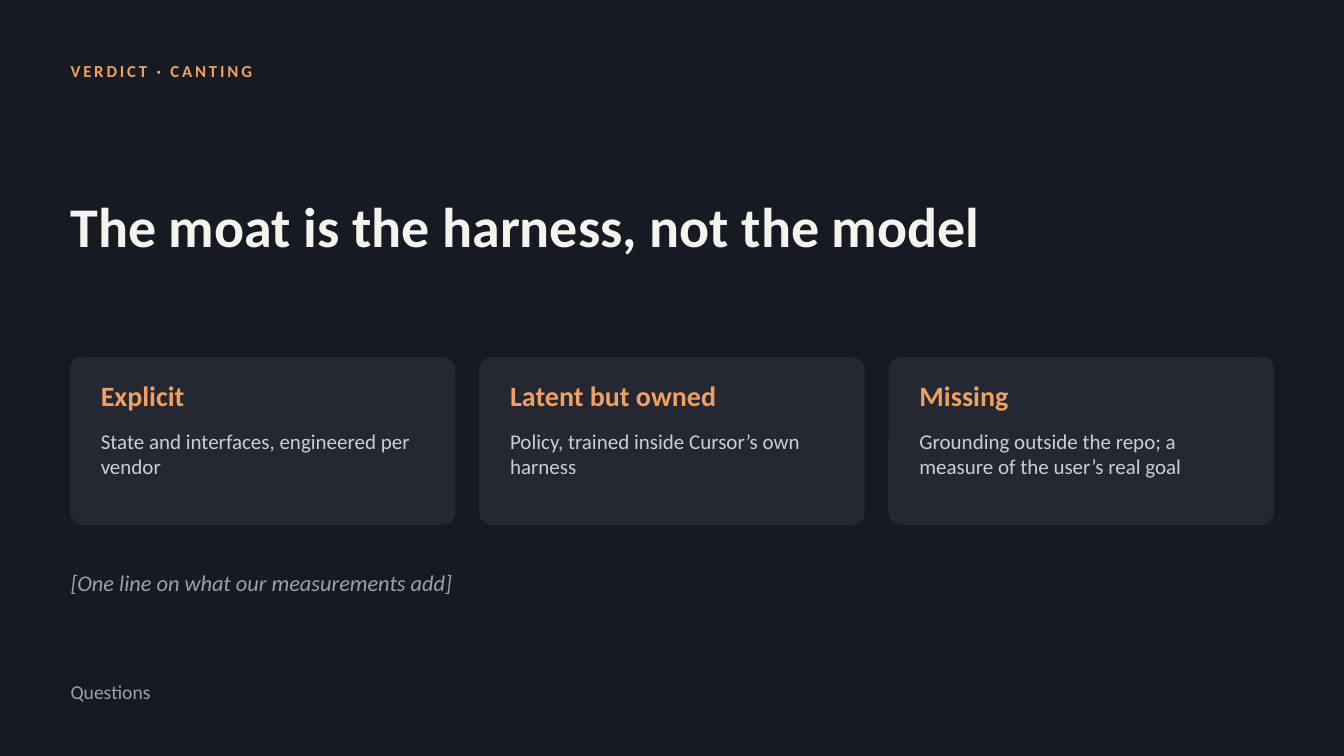
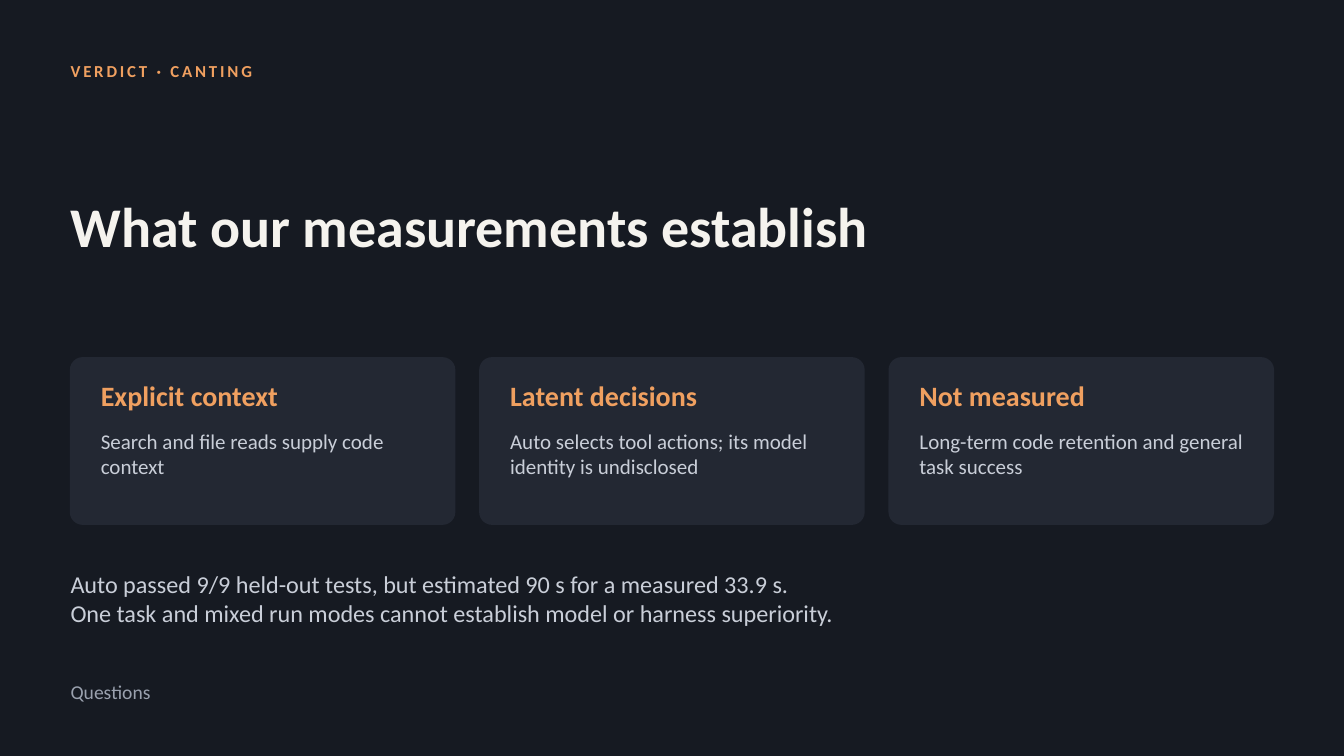
Before and after one commit to Canting9/convAI_CaseStudy_Cursor, a slide deck: slide 8 of slides/Cursor_CaseStudy_FairA.pptx. Drawn at 1344x756 pixels with LibreOffice and Linux fonts; fonts in the diff are those of the drawing. Boxes give left, top, right and bottom in pixels: in the first picture for what was removed or moved away, otherwise in the second. Text is boxed around its words. In the diff, an @@ line names an element or a change of style, - is before the commit and + after.

```diff
--- a/slides/Cursor_CaseStudy_FairA.pptx
+++ b/slides/Cursor_CaseStudy_FairA.pptx
@@ title at <box>71,207,867,248</box>: text changed @@
-The moat is the harness, not the model
+What our measurements establish
@@ text at <box>101,386,278,411</box>: text changed @@
-Explicit
+Explicit context
@@ text at <box>510,386,697,406</box>: text changed @@
-Latent but owned
+Latent decisions
@@ text at <box>919,386,1085,406</box>: text changed @@
-Missing
+Not measured
@@ text at <box>101,434,383,474</box>: text changed @@
-State and interfaces, engineered per vendor
+Search and file reads supply code context
@@ text at <box>510,434,807,478</box>: text changed @@
-Policy, trained inside Cursor’s own harness
+Auto selects tool actions; its model identity is undisclosed
@@ text at <box>919,434,1242,474</box>: text changed @@
-Grounding outside the repo; a measure of the user’s real goal
+Long-term code retention and general task success
@@ text at <box>71,576,833,626</box>: text changed; size 16 to 17.2 pt; text colour #9AA1AE to #C9CED8; italic off @@
-[One line on what our measurements add]
+Auto passed 9/9 held-out tests, but estimated 90 s for a measured 33.9 s.
+One task and mixed run modes cannot establish model or harness superiority.
```
Also in this commit, not shown: 1 slide added, 1 slide removed, 1 other file.
